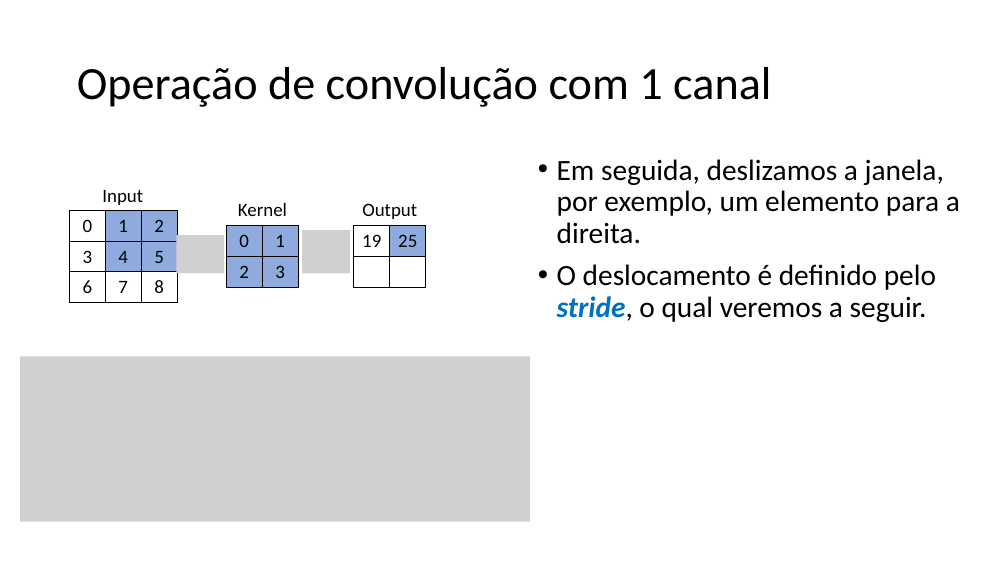
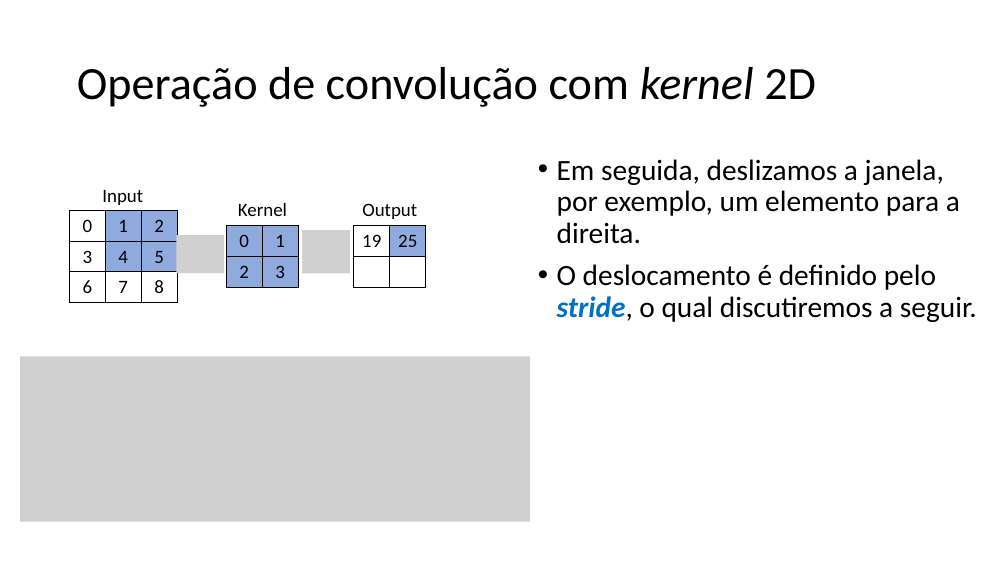
Before and after one commit to zz4fap/c24_inteligencia_artificial, a slide deck: slide 32 of slides/C24_CNN.pptx. Drawn at 1008x567 pixels with LibreOffice and Linux fonts; fonts in the diff are those of the drawing; grey boxes stand for pictures. Boxes give left, top, right and bottom in pixels: in the first picture for what was removed or moved away, otherwise in the second. Text is boxed around its words. In the diff, an @@ line names an element or a change of style, - is before the commit and + after.

```diff
--- a/slides/C24_CNN.pptx
+++ b/slides/C24_CNN.pptx
@@ title at bbox=[77, 67, 816, 107]: text changed @@
-Operação de convolução com 1 canal
+Operação de convolução com kernel 2D
@@ text at bbox=[557, 264, 977, 322]: text changed @@
-• O deslocamento é definido pelo stride, o qual veremos a seguir.
+• O deslocamento é definido pelo stride, o qual discutiremos a seguir.
```
Also in this commit, not shown: 19 other slides changed, 1 other file.
